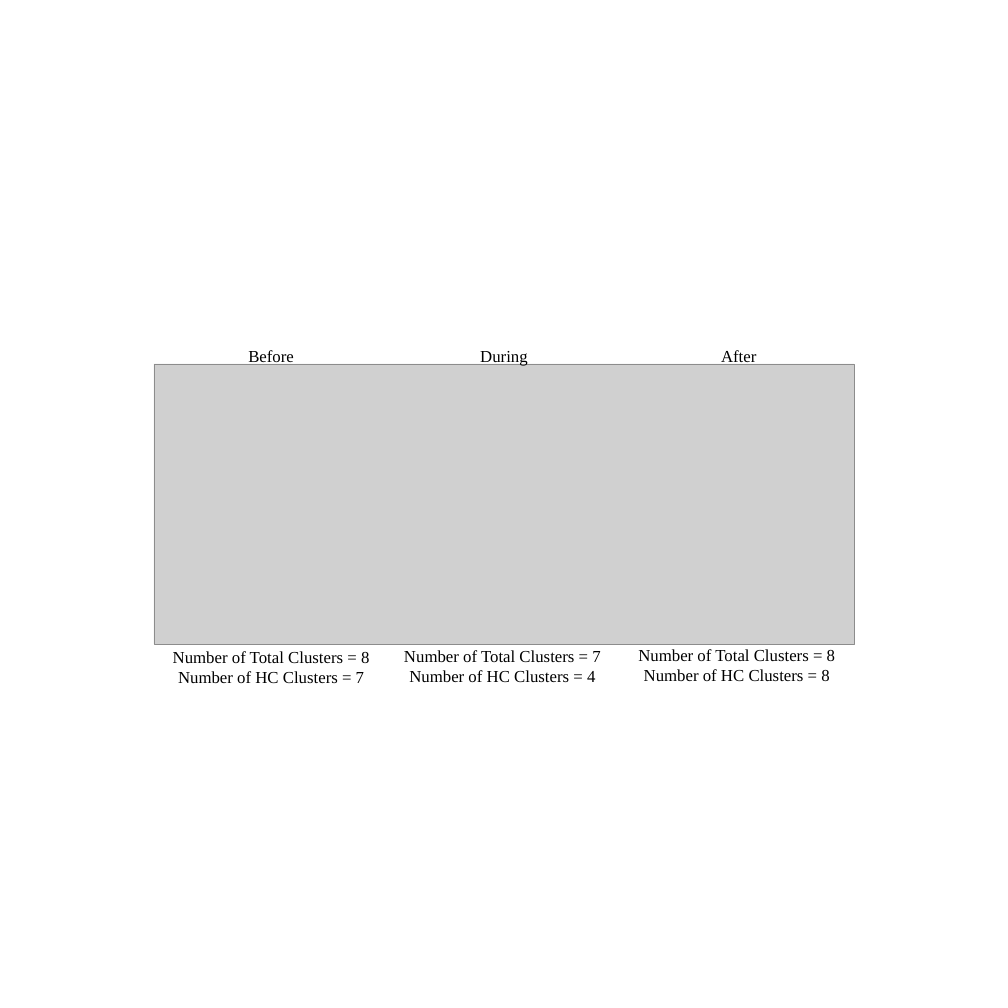
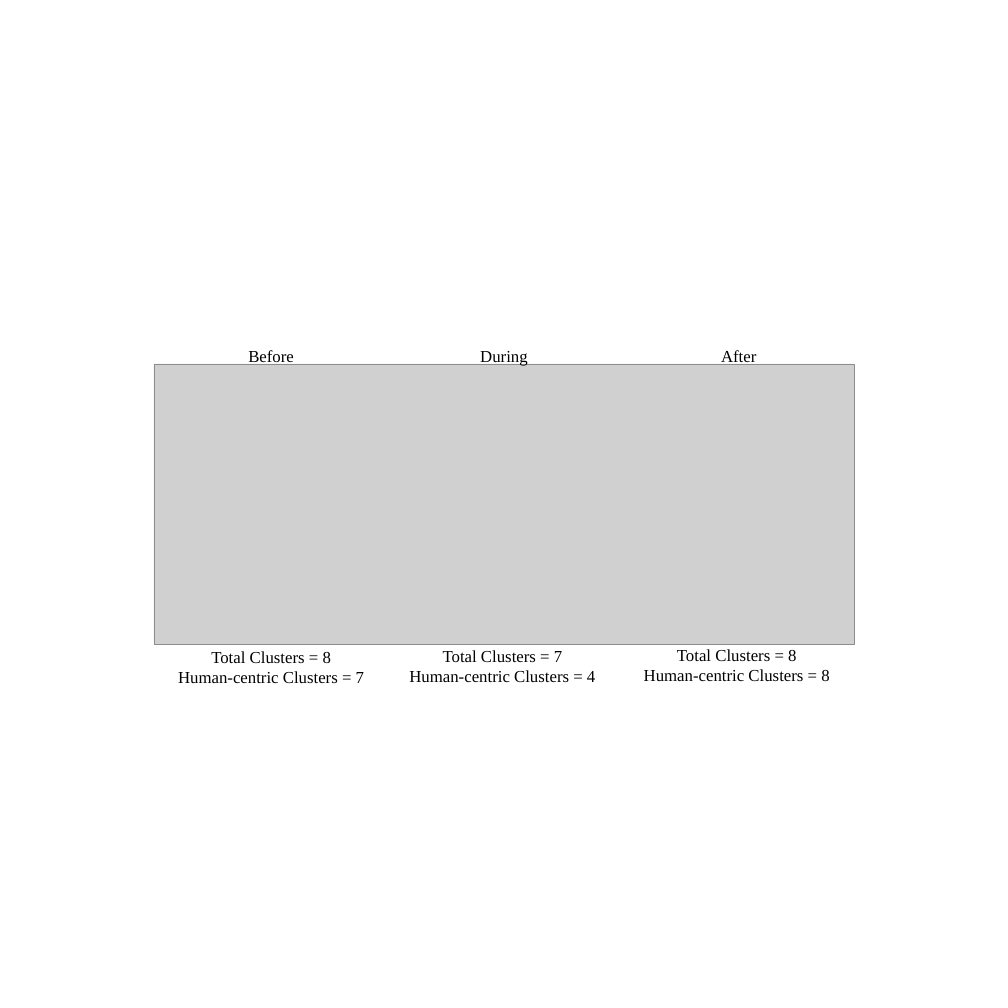
Before and after one commit to bankheak/Dolphins, a slide deck: slide 2 of figs/networks.pptx. Drawn at 1008x1008 pixels with LibreOffice and Linux fonts; fonts in the diff are those of the drawing; grey boxes stand for pictures. Boxes give left, top, right and bottom in pixels: in the first picture for what was removed or moved away, otherwise in the second. Text is boxed around its words. In the diff, an @@ line names an element or a change of style, - is before the commit and + after.

```diff
--- a/figs/networks.pptx
+++ b/figs/networks.pptx
@@ text at <box>178,651,364,683</box>: text changed @@
-Number of Total Clusters = 8
-Number of HC Clusters = 7
+Total Clusters = 8
+Human-centric Clusters = 7
@@ text at <box>409,650,595,682</box>: text changed @@
-Number of Total Clusters = 7
-Number of HC Clusters = 4
+Total Clusters = 7
+Human-centric Clusters = 4
@@ text at <box>644,649,829,681</box>: text changed @@
-Number of Total Clusters = 8
-Number of HC Clusters = 8
+Total Clusters = 8
+Human-centric Clusters = 8
```
Also in this commit, not shown: 12 other files.
